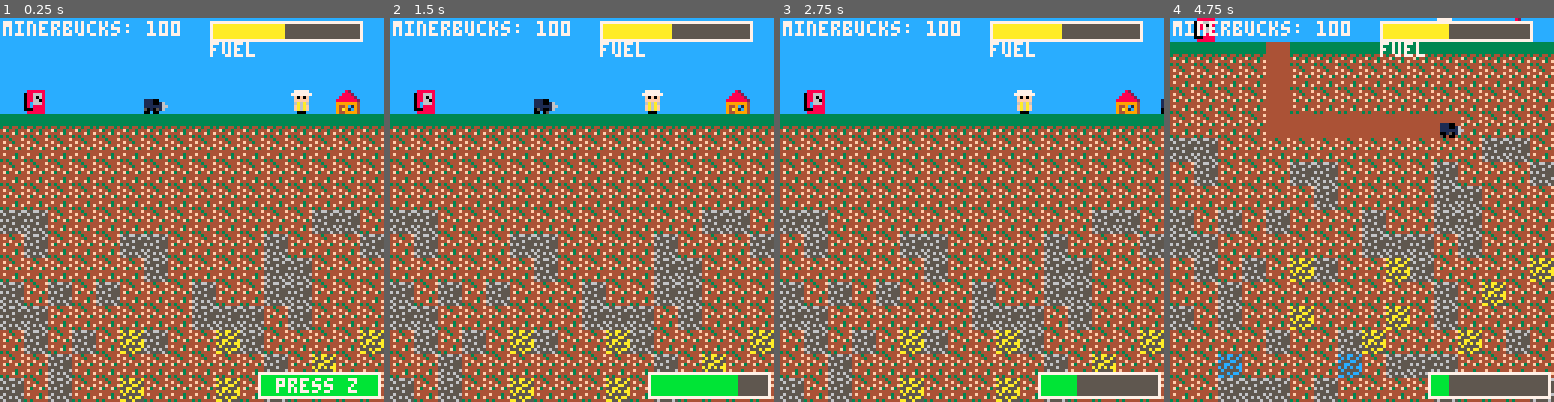
Above: before the commit, frames 1-4 (left to right).
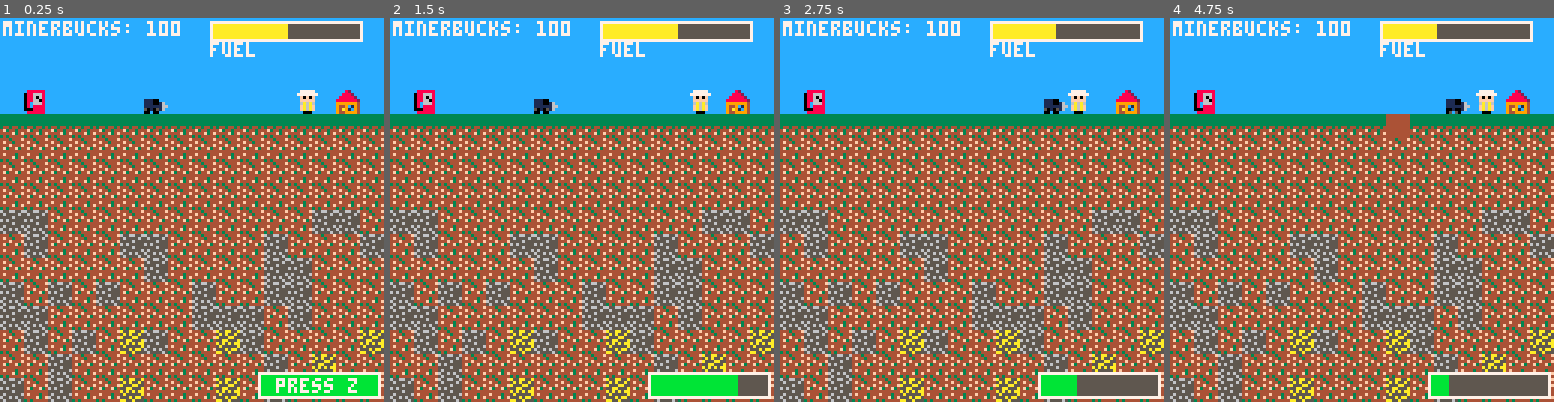
Above: after the commit, the same moments.

Repository: grantsweeney02/Miner
Game: PICO-8 cartridge miner.p8
Two runs of this game, one before a commit and one after it. Both use one fixed random seed, a clock stepped at 60 frames per second and the inputs below.
Inputs:
- Up to frame 1 (0.25 s): no input
- Up to frame 2 (1.5 s): tap X (X key) at 0.33, 1.07 s; tap O (Z key) at 0.7 s
- Up to frame 3 (2.75 s): hold Right 1.6-2.1 s; tap O (Z key) at 1.7, 2.1, 2.5 s; tap X (X key) at 1.85 s; hold Up 2.15-2.42 s; hold Right from 2.47 s (still down)
- Up to frame 4 (4.75 s): tap O (Z key) every 0.4 s from 2.9 to 4.5 s; tap X (X key) at 2.97, 4.08 s; release Right at 3.03 s; hold Left 3.08-3.58 s; hold Down 3.63-3.97 s; hold Right 4.02-4.68 s; hold Up from 4.73 s (still down)

The runs differ from the first frame. In frame 1, 0.3% of the frame differs, in the area x 74-83%, y 1-25%; in frame 2, 0.6%; in frame 3, 0.8%; in frame 4, 50%, in the area x 0-100%, y 0-100%.

Commit message:
fixed a speed glitch

Diff:
--- a/miner.p8
+++ b/miner.p8
@@ -16,6 +16,9 @@
 MAX_BOOST_METER = 100
 BOOST_DEPLETION_RATE = MAX_BOOST_METER / 90
 BOOST_RECHARGE_RATE  = MAX_BOOST_METER / 180
+
+FUEL_COST = 0.1
+DURABILITY_COST = 0.2
 
 --------------------------------------------------------------------------------
 -- TILE & SPRITE DEFINITIONS
@@ -36,13 +39,12 @@
 SPR_MINER_DOWN  = 50
 SPR_GAS_PUMP    = 35
 SPR_TRADER      = 51
-SPR_GRASS_FULL  = 36
-SPR_GRASS_BROKEN= 37
-SPR_DIRT        = {38,39}
-SPR_STONE       = {52,53,54}
-SPR_GOLD        = {55,56,57}
-SPR_DIAMOND     = {40,41,42,43}
-SPR_BEDROCK     = 58
+SPR_GRASS = {36,37}
+SPR_DIRT  = {38,39}
+SPR_STONE = {52,53,54}
+SPR_GOLD  = {55,56,57}
+SPR_DIAMOND = {40,41,42,43}
+SPR_BEDROCK = 58
 SPR_UPGRADE_HUT = 59
 
 game_over = false
@@ -55,7 +57,7 @@
   [TILE_STONE]   = { sprites = SPR_STONE, durability = 3 },
   [TILE_GOLD]    = { sprites = SPR_GOLD, durability = 3 },
   [TILE_DIAMOND] = { sprites = SPR_DIAMOND, durability = 4 },
-  [TILE_GRASS]   = { sprites = {SPR_GRASS_FULL, SPR_GRASS_BROKEN}, durability = 2 }
+  [TILE_GRASS]   = { sprites = SPR_GRASS, durability = 2 }
 }
 
 --------------------------------------------------------------------------------
@@ -69,23 +71,20 @@
 }
 
 --------------------------------------------------------------------------------
--- MINER
+-- MINER (Smooth Movement & Animation)
 --------------------------------------------------------------------------------
 miner = {
     x = 6 * GRID_SIZE,
     y = (surface_row - 1) * GRID_SIZE,
-    speed_pixels = 3,
+    speed_pixels = 1,            -- 1 pixel per frame (or 2 when boosted)
     direction = "right",
     anim_frame = 1,
     anim_timer = 0,
     sprites_right = {67, 68, 69, 70},
     sprites_left  = {83, 84, 85, 86},
     sprites_up    = {99, 100, 101, 102},
-    sprites_down  = {115, 116, 117, 118},
+    sprites_down  = {115,116,117,118},
     current_sprite = 67,
-    -- move_delay = 10,  -- not used anymore
-    -- move_timer = 0,   -- not used anymore
-    was_moving_up = false,
     inventory = {
         [TILE_DIRT]    = 0,
         [TILE_STONE]   = 0,
@@ -142,7 +141,7 @@
 trader = {
     x = flr(MAP_WIDTH * 3/4) * GRID_SIZE,
     y = (surface_row - 1) * GRID_SIZE,
-    speed = 1,           -- slowed down
+    speed = 1,           -- 1 pixel per frame
     move_delay = 3,
     move_timer = 0,
     current_sprite = SPR_TRADER,
@@ -153,9 +152,7 @@
     if miner.interacting_with_trader then return end
     trader.move_timer -= 1
     if trader.move_timer <= 0 then
-        if rnd() < 0.15 then
-            trader.direction = -trader.direction
-        end
+        if rnd() < 0.15 then trader.direction = -trader.direction end
         local left_bound = 2 * GRID_SIZE
         local right_bound = (MAP_WIDTH - 3) * GRID_SIZE
         local new_x = trader.x + trader.direction * trader.speed
@@ -174,10 +171,10 @@
 function trade_with_trader()
     local total = 0
     for tile, count in pairs(miner.inventory) do
-        total += count * ore_values[tile]
+        total = total + count * ore_values[tile]
         miner.inventory[tile] = 0
     end
-    miner.minerBucks += total
+    miner.minerBucks = miner.minerBucks + total
     print("trade complete: +" .. total .. " mb!", 1, 110, 11)
     miner.interacting_with_trader = false
 end
@@ -191,7 +188,7 @@
     rect(menu_x, menu_y, menu_x + menu_width, menu_y + menu_height, 7)
     local text_y = menu_y + 4
     print("trader menu", menu_x + 8, text_y, 7)
-    text_y += 8
+    text_y = text_y + 8
     local order = {TILE_DIRT, TILE_STONE, TILE_GOLD, TILE_DIAMOND}
     local inv_names = {
       [TILE_DIRT]    = "dirt",
@@ -204,51 +201,65 @@
       local name = inv_names[tile]
       local count = miner.inventory[tile] or 0
       print(name .. ": " .. count .. " @ " .. ore_values[tile], menu_x + 4, text_y, 7)
-      text_y += 8
+      text_y = text_y + 8
     end
     local trade_total = 0
     for tile, count in pairs(miner.inventory) do
-        trade_total += count * ore_values[tile]
+        trade_total = trade_total + count * ore_values[tile]
     end
     print("total: " .. trade_total, menu_x + 4, text_y, 7)
-    text_y += 8
+    text_y = text_y + 8
     print("press z to trade", menu_x + 4, text_y, 3)
-    text_y += 16
+    text_y = text_y + 16
     print("press x to cancel", menu_x + 4, text_y, 8)
 end
 
 --------------------------------------------------------------------------------
--- CAN_MOVE + COLLISION
+-- CAN_MOVE + COLLISION (using 8x8 bounding box)
 --------------------------------------------------------------------------------
 function can_move(new_x, new_y)
-    local grid_x = flr(new_x / GRID_SIZE)
-    local grid_y = flr(new_y / GRID_SIZE)
-    if grid_x < 0 or grid_x >= MAP_WIDTH or grid_y < 0 or grid_y >= MAP_HEIGHT then
-        return false
-    end
-    local cell = map[grid_y][grid_x]
-    if type(cell) == "table" then
-        local info = ore_info[cell.t]
-        cell.d -= 1
-        if cell.d > 0 then
-            local stage = (info.durability - cell.d) + 1
-            cell.sprite = info.sprites[stage]
-            return false
-        else
-            if cell.t == TILE_GRASS then
-                miner.inventory[TILE_DIRT] += 1
-            else
-                miner.inventory[cell.t] += 1
+    local checked = {}
+    local corners = {
+        {new_x, new_y},
+        {new_x + GRID_SIZE - 1, new_y},
+        {new_x, new_y + GRID_SIZE - 1},
+        {new_x + GRID_SIZE - 1, new_y + GRID_SIZE - 1}
+    }
+    for i, corner in ipairs(corners) do
+        local cx, cy = corner[1], corner[2]
+        local cell_x = flr(cx / GRID_SIZE)
+        local cell_y = flr(cy / GRID_SIZE)
+        local key = cell_x .. "," .. cell_y
+        if not checked[key] then
+            checked[key] = true
+            if cell_x < 0 or cell_x >= MAP_WIDTH or cell_y < 0 or cell_y >= MAP_HEIGHT then
+                return false
             end
-            map[grid_y][grid_x] = TILE_EMPTY
-            sfx(0)
-            return true
-        end
-    elseif cell == TILE_BEDROCK then
-        return false
-    else
-        return true
-    end
+            local cell = map[cell_y][cell_x]
+            if type(cell) == "table" then
+                local info = ore_info[cell.t]
+                cell.d = cell.d - DURABILITY_COST
+                if cell.d > 0 then
+                    local stage = flr((info.durability - cell.d) + 1)
+                    if stage < 1 then stage = 1 end
+                    if stage > #info.sprites then stage = #info.sprites end
+                    cell.sprite = info.sprites[stage]
+                    return false
+                else
+                    if cell.t == TILE_GRASS then
+                        miner.inventory[TILE_DIRT] = miner.inventory[TILE_DIRT] + 1
+                    else
+                        miner.inventory[cell.t] = miner.inventory[cell.t] + 1
+                    end
+                    map[cell_y][cell_x] = TILE_EMPTY
+                    sfx(0)
+                end
+            elseif cell == TILE_BEDROCK then
+                return false
+            end
+        end
+    end
+    return true
 end
 
 --------------------------------------------------------------------------------
@@ -261,14 +272,15 @@
         return
     end
 
+    -- BOOST: Only allow boost if not trading (using btnp so it only triggers once)
     if not miner.interacting_with_trader then
-        if btn(4) and miner.boostMeter >= MAX_BOOST_METER then
+        if btnp(4) and miner.boostMeter >= MAX_BOOST_METER then
             miner.boostActive = true
         end
     end
 
     if miner.boostActive then
-        miner.boostMeter -= BOOST_DEPLETION_RATE
+        miner.boostMeter = miner.boostMeter - BOOST_DEPLETION_RATE
         if miner.boostMeter <= 0 then
             miner.boostMeter = 0
             miner.boostActive = false
@@ -290,43 +302,81 @@
         return
     end
 
-    -- remove move_timer usage
     local dx, dy = 0, 0
-    if btn(0) then dx = -1; miner.direction = "left" end
-    if btn(1) then dx =  1; miner.direction = "right" end
-    if btn(2) then dy = -1; miner.direction = "up" end
-    if btn(3) then dy =  1; miner.direction = "down" end
-
-    -- if boost is active, optionally double speed_pixels
-    local px_speed = miner.boostActive and (miner.speed_pixels*2) or miner.speed_pixels
-
-    for i = 1, px_speed do
-        local new_x = miner.x + dx
-        local new_y = miner.y + dy
-        if can_move(new_x, new_y) then
-            miner.x = new_x
-            miner.y = new_y
-            miner.fuel = max(0, miner.fuel - 0.01)  -- small per-pixel fuel cost if you want
-
-            miner.anim_timer += 1
-            if miner.anim_timer >= 2 then
-                miner.anim_timer = 0
-                miner.anim_frame = (miner.anim_frame % 4) + 1
+    if btn(0) then
+        dx = -1
+        if miner.direction ~= "left" then
+            miner.direction = "left"
+            miner.current_sprite = miner.sprites_left[1]
+            miner.anim_frame = 1
+            miner.anim_timer = 0
+        end
+    end
+    if btn(1) then
+        dx =  1
+        if miner.direction ~= "right" then
+            miner.direction = "right"
+            miner.current_sprite = miner.sprites_right[1]
+            miner.anim_frame = 1
+            miner.anim_timer = 0
+        end
+    end
+    if btn(2) then
+        dy = -1
+        if miner.direction ~= "up" then
+            miner.direction = "up"
+            miner.current_sprite = miner.sprites_up[1]
+            miner.anim_frame = 1
+            miner.anim_timer = 0
+        end
+    end
+    if btn(3) then
+        dy =  1
+        if miner.direction ~= "down" then
+            miner.direction = "down"
+            miner.current_sprite = miner.sprites_down[1]
+            miner.anim_frame = 1
+            miner.anim_timer = 0
+        end
+    end
+
+    -- Snap perpendicular coordinate to grid when starting to move
+    if dx ~= 0 then
+        miner.y = flr(miner.y / GRID_SIZE) * GRID_SIZE
+    elseif dy ~= 0 then
+        miner.x = flr(miner.x / GRID_SIZE) * GRID_SIZE
+    end
+
+    if dx == 0 and dy == 0 then
+        -- Not moving: do nothing (animation remains on current frame)
+    else
+        local px_speed = miner.boostActive and (miner.speed_pixels * 2) or miner.speed_pixels
+        for i = 1, px_speed do
+            local new_x = miner.x + dx
+            local new_y = miner.y + dy
+            if can_move(new_x, new_y) then
+                miner.x = new_x
+                miner.y = new_y
+                miner.fuel = max(0, miner.fuel - FUEL_COST)
+                miner.anim_timer = miner.anim_timer + 1
+                if miner.anim_timer >= 2 then
+                    miner.anim_timer = 0
+                    miner.anim_frame = (miner.anim_frame % 4) + 1
+                end
+                if miner.direction == "left" then
+                    miner.current_sprite = miner.sprites_left[miner.anim_frame]
+                elseif miner.direction == "right" then
+                    miner.current_sprite = miner.sprites_right[miner.anim_frame]
+                elseif miner.direction == "up" then
+                    miner.current_sprite = miner.sprites_up[miner.anim_frame]
+                elseif miner.direction == "down" then
+                    miner.current_sprite = miner.sprites_down[miner.anim_frame]
+                end
             end
-
-            if miner.direction == "left" then
-                miner.current_sprite = miner.sprites_left[miner.anim_frame]
-            elseif miner.direction == "right" then
-                miner.current_sprite = miner.sprites_right[miner.anim_frame]
-            elseif miner.direction == "up" then
-                miner.current_sprite = miner.sprites_up[miner.anim_frame]
-            elseif miner.direction == "down" then
-                miner.current_sprite = miner.sprites_down[miner.anim_frame]
-            end
-        end
-    end
-
-    if miner.direction == "up" and miner.y < (surface_row*GRID_SIZE) then
+        end
+    end
+
+    if miner.direction == "up" and miner.y < (surface_row * GRID_SIZE) then
         miner.was_moving_up = true
     else
         miner.was_moving_up = false
@@ -344,16 +394,16 @@
             if missing_fuel > 0 then
                 local cost = ceil(missing_fuel / 10)
                 if miner.minerBucks >= cost then
-                    miner.minerBucks -= cost
+                    miner.minerBucks = miner.minerBucks - cost
                     miner.fuel = miner.max_fuel
-                    print("refueled for " .. cost .. " mb!", 1, 120, 11)
+                    print("refueled for " .. cost .. " mb!", 1, 110, 11)
                 elseif miner.minerBucks > 0 then
                     local affordable_fuel = miner.minerBucks * 10
-                    miner.fuel += affordable_fuel
+                    miner.fuel = miner.fuel + affordable_fuel
                     miner.minerBucks = 0
-                    print("partial refuel: +" .. affordable_fuel .. " fuel", 1, 120, 10)
+                    print("partial refuel: +" .. affordable_fuel .. " fuel", 1, 110, 10)
                 else
-                    print("not enough mb to refuel!", 1, 120, 8)
+                    print("not enough mb to refuel!", 1, 110, 8)
                 end
             end
         end
